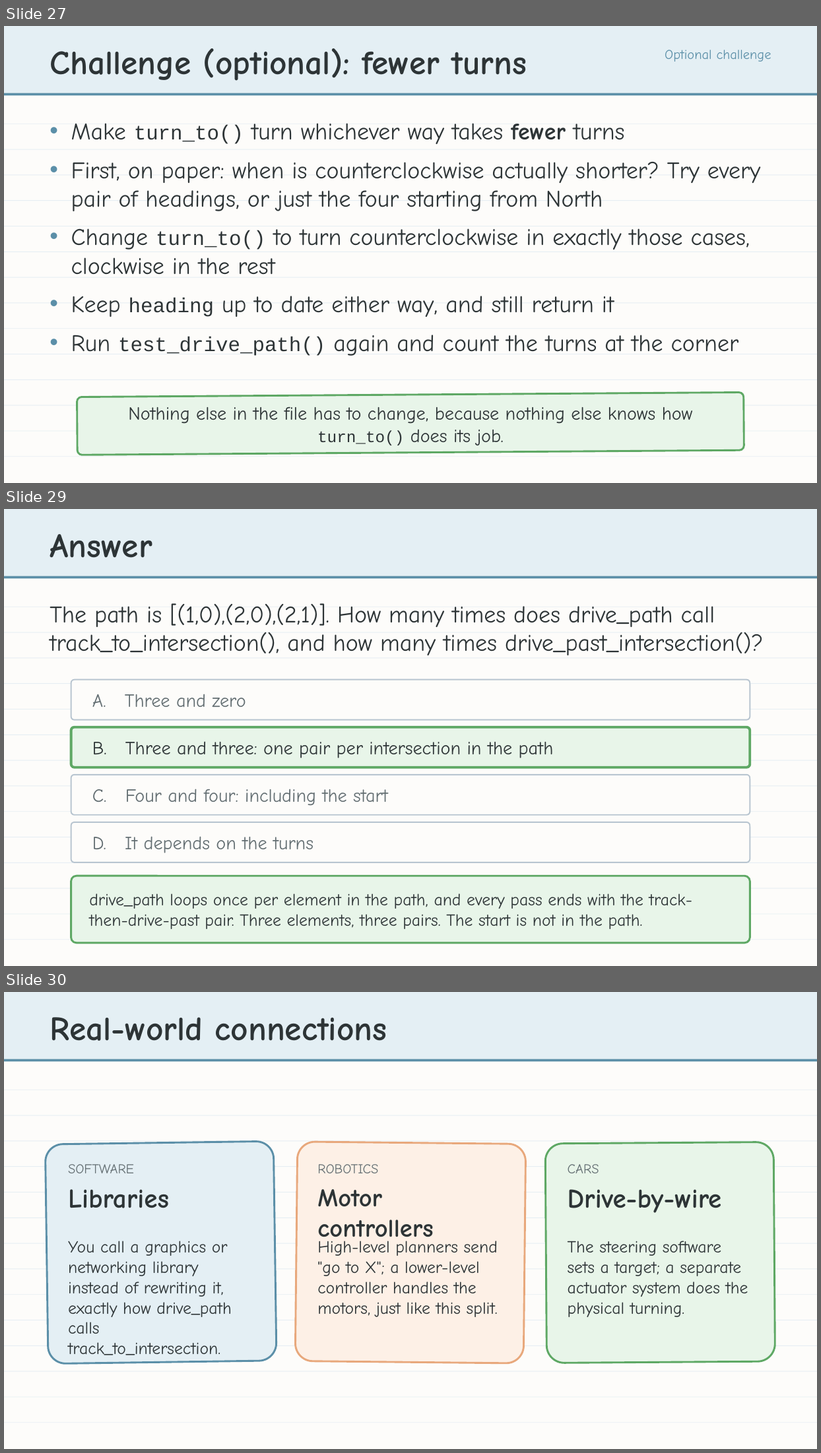
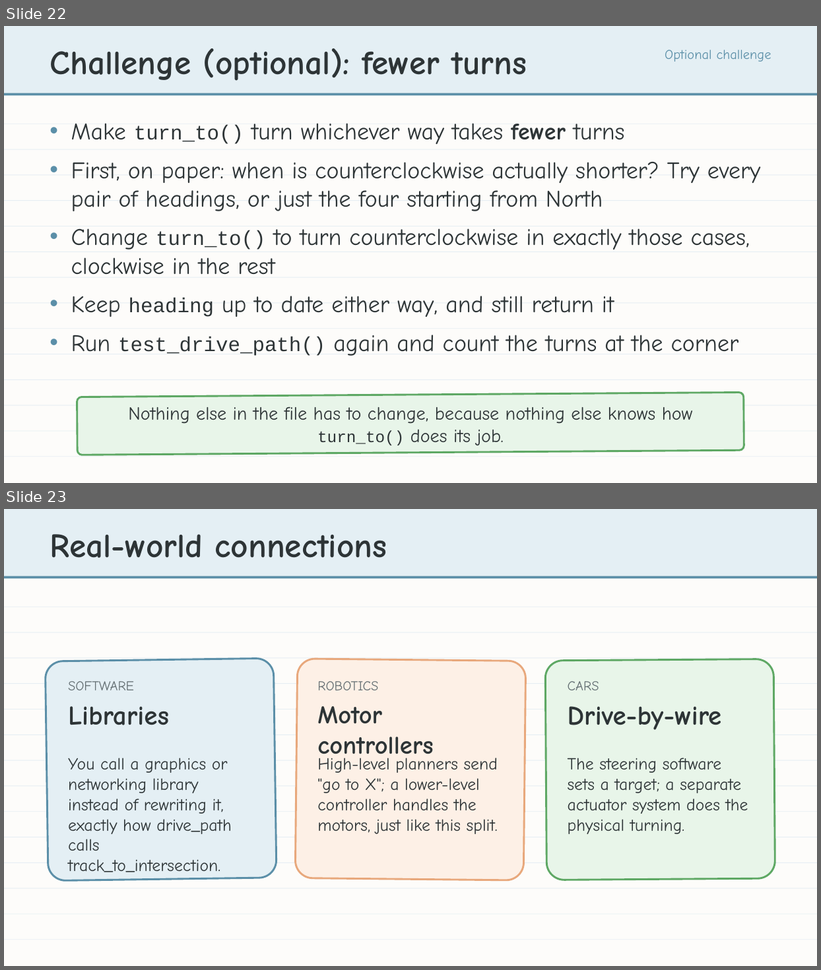
Before and after one commit to bradamiller/LearningPython, a slide deck: static/slides/module-04-manhattan/module-4-lesson-06-driving-the-path.pptx. Shown one above the other, each under a label of ours: slides 27, 29 and 30 before the commit, slides 22 and 23 after it; the slides between them are not shown. The pictures are 821x1453 and 821x970 pixels, drawn with LibreOffice and Linux fonts; fonts in the diff are those of the drawing. Boxes give left, top, right and bottom in pixels: in the first picture for what was removed or moved away, otherwise in the second. Text is boxed around its words. In the diff, an @@ line names an element or a change of style, - is before the commit and + after.

```diff
--- a/static/slides/module-04-manhattan/module-4-lesson-06-driving-the-path.pptx
+++ b/static/slides/module-04-manhattan/module-4-lesson-06-driving-the-path.pptx
@@ slide 29 removed at [4, 509, 817, 966], background #FDFCFA @@
@@ rectangle removed at [4, 509, 817, 576] @@
@@ text removed at [50, 534, 152, 558] @@
-Answer
@@ rectangle removed at [4, 576, 817, 578] @@
@@ rectangle removed at [4, 607, 817, 607] @@
@@ text removed at [50, 603, 764, 656] @@
-The path is [(1,0),(2,0),(2,1)]. How many times does drive_path call track_to_intersection(), and how many times drive_past_intersection()?
@@ rectangle removed at [4, 632, 817, 633] @@
@@ rectangle removed at [4, 658, 817, 658] @@
@@ rectangle removed at [4, 683, 817, 684] @@
@@ rounded rectangle removed at [71, 680, 750, 720] @@
@@ text removed at [92, 694, 246, 708] @@
-A. Three and zero
@@ rectangle removed at [4, 709, 817, 710] @@
@@ rectangle removed at [4, 735, 817, 735] @@
@@ rounded rectangle removed at [71, 727, 750, 768] @@
@@ text removed at [92, 741, 554, 758] @@
-B. Three and three: one pair per intersection in the path
@@ rectangle removed at [4, 760, 817, 761] @@
@@ rounded rectangle removed at [71, 775, 750, 815] @@
@@ rectangle removed at [4, 786, 817, 787] @@
@@ text removed at [92, 789, 388, 806] @@
-C. Four and four: including the start
@@ rectangle removed at [4, 811, 817, 812] @@
@@ rounded rectangle removed at [71, 823, 750, 863] @@
@@ rectangle removed at [4, 837, 817, 838] @@
@@ text removed at [92, 836, 314, 854] @@
-D. It depends on the turns
@@ rectangle removed at [4, 863, 817, 863] @@
@@ rounded rectangle removed at [71, 876, 750, 943] @@
@@ rectangle removed at [4, 889, 817, 889] @@
@@ text removed at [89, 894, 692, 929] @@
-drive_path loops once per element in the path, and every pass ends with the track-then-drive-past pair. Three elements, three pairs. The start is not in the path.
@@ rectangle removed at [4, 914, 817, 915] @@
@@ rectangle removed at [4, 940, 817, 940] @@
@@ what was slide 27 is now slide 22 @@
@@ what was slide 30 is now slide 23 @@
```
Also in this commit, not shown: 5 slides changed, 6 other slides removed, 7 other files.
